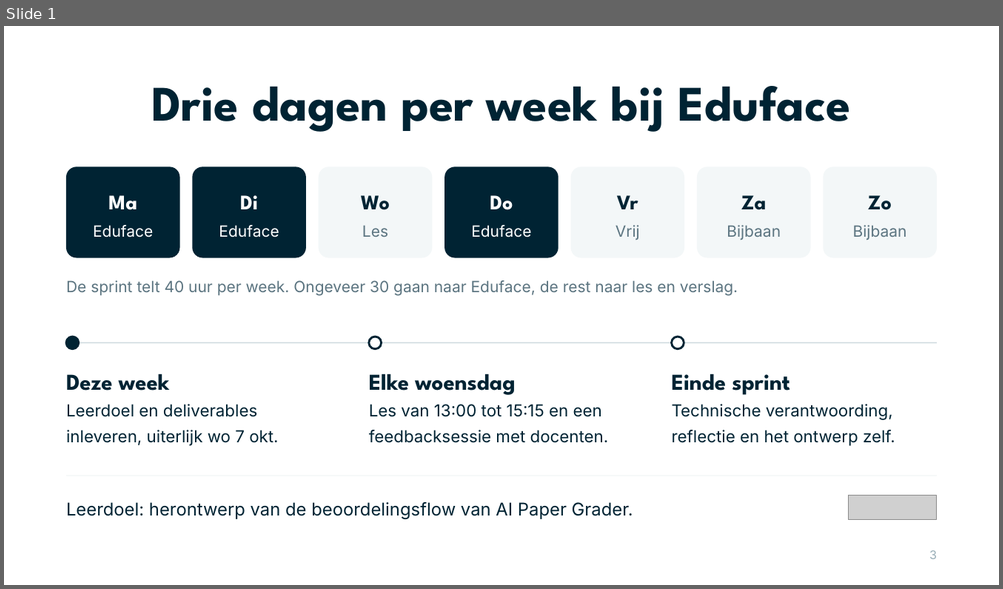
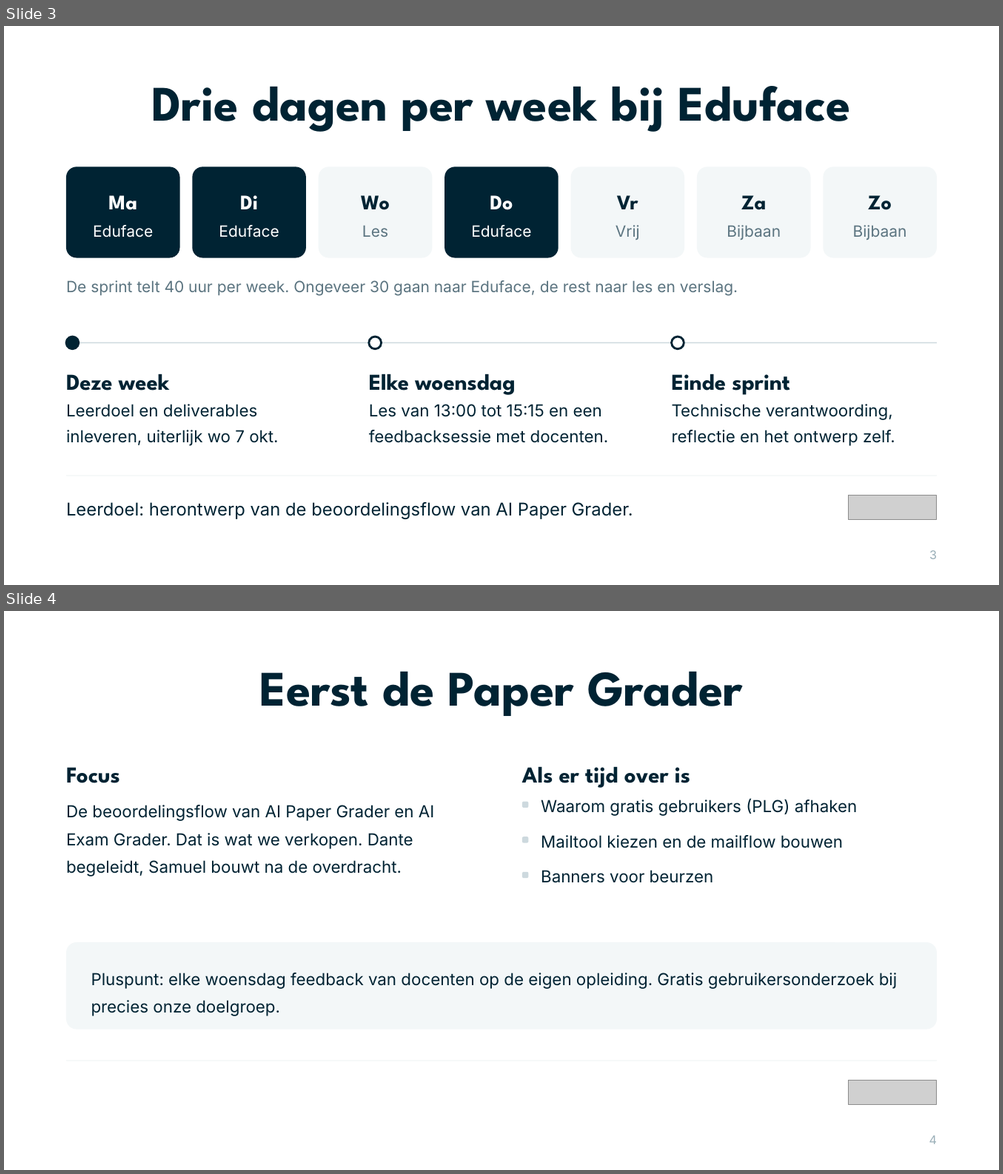
Before and after one commit to Dante-Eduface/Claude, a slide deck: Platform/designer-sprint/deck/designer-voorstellen-bewerkbaar.pptx. Shown one above the other, each under a label of ours: slide 1 before the commit, slides 3 and 4 after it. The pictures are 1003x589 and 1003x1174 pixels, drawn with LibreOffice and Linux fonts; fonts in the diff are those of the drawing; grey boxes stand for pictures. Boxes give left, top, right and bottom in pixels: in the first picture for what was removed or moved away, otherwise in the second. Text is boxed around its words. In the diff, an @@ line names an element or a change of style, - is before the commit and + after.

```diff
--- a/Platform/designer-sprint/deck/designer-voorstellen-bewerkbaar.pptx
+++ b/Platform/designer-sprint/deck/designer-voorstellen-bewerkbaar.pptx
@@ slide 4 added at <box>4,611,999,1170</box>, background #FFFFFF @@
@@ text added at <box>259,671,743,716</box>, 48 pt, text #002333, bold @@
+Eerst de Paper Grader
@@ text added at <box>66,767,120,783</box>, 22 pt, text #002333, bold @@
+Focus
@@ text added at <box>522,766,690,788</box>, 22 pt, text #002333, bold @@
+Als er tijd over is
@@ text added at <box>66,805,434,877</box>, 16 pt, text #002333 @@
+De beoordelingsflow van AI Paper Grader en AI Exam Grader. Dat is wat we verkopen. Dante begeleidt, Samuel bouwt na de overdracht.
@@ rounded rectangle added at <box>522,802,528,808</box>, fill #CDD9DE @@
@@ text added at <box>540,798,856,816</box>, 16 pt, text #002333 @@
+Waarom gratis gebruikers (PLG) afhaken
@@ rounded rectangle added at <box>522,837,528,843</box>, fill #CDD9DE @@
@@ text added at <box>540,835,842,849</box>, 16 pt, text #002333 @@
+Mailtool kiezen en de mailflow bouwen
@@ rounded rectangle added at <box>522,872,528,878</box>, fill #CDD9DE @@
@@ text added at <box>540,870,714,883</box>, 16 pt, text #002333 @@
+Banners voor beurzen
@@ rounded rectangle added at <box>66,943,936,1030</box>, fill #F3F7F8 @@
@@ text added at <box>91,973,896,1017</box>, 16 pt, text #002333 @@
+Pluspunt: elke woensdag feedback van docenten op de eigen opleiding. Gratis gebruikersonderzoek bij precies onze doelgroep.
@@ rectangle added at <box>66,1061,936,1062</box>, fill #E7EEF0 @@
@@ picture added at <box>848,1081,936,1105</box> @@
@@ text added at <box>929,1136,936,1145</box>, 11.5 pt, text #9AAFB8 @@
+4
@@ what was slide 1 is now slide 3 @@
```
Also in this commit, not shown: 3 other slides added, 15 other files.
